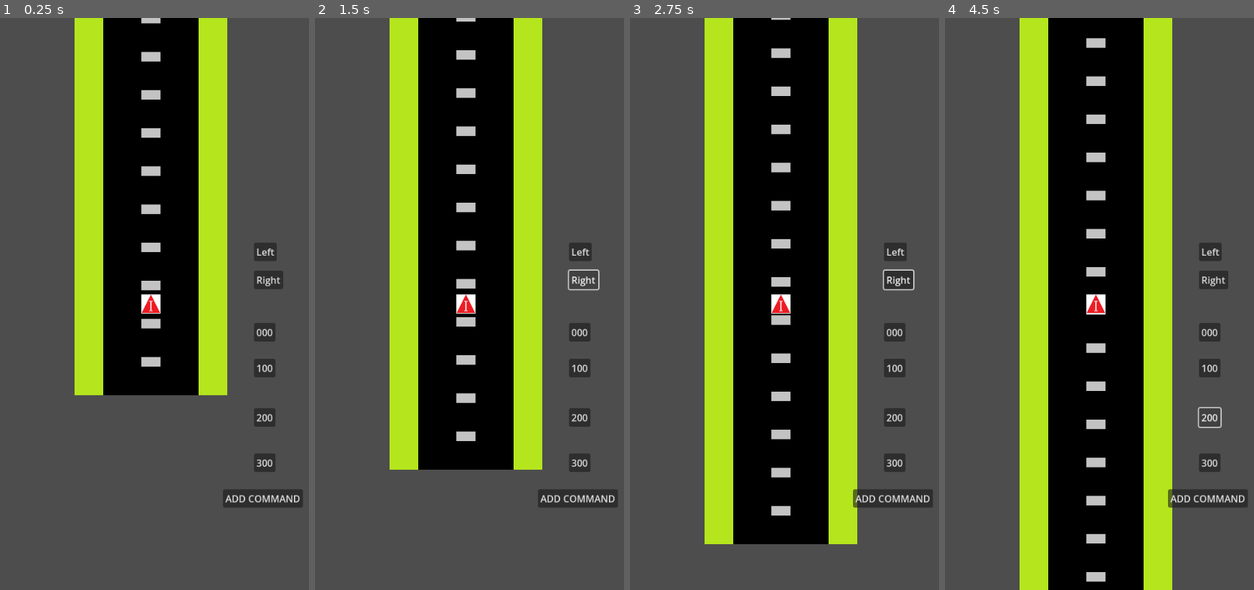
Above: before the commit, frames 1-4 (left to right).
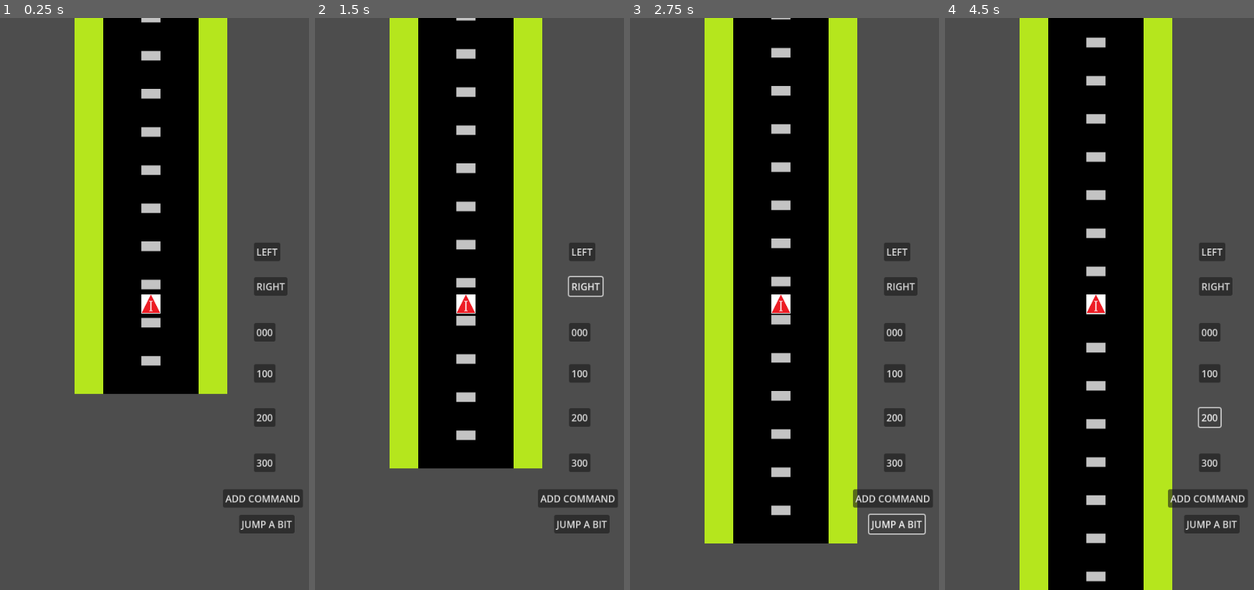
Above: after the commit, the same moments.

Repository: KonradKamilChwalowski/Blind_and_Furious_Prot_1
Game: Godot game, scene res://scenes/race_manager.tscn
Two runs of this game, one before a commit and one after it. Both use one fixed random seed, a clock stepped at 60 frames per second and the inputs below.
Inputs (mouse positions are in pixels of both pictures, inside the frame that each line leads up to):
- Up to frame 1 (0.25 s): no input
- Up to frame 2 (1.5 s): click "Left" (after the commit: "LEFT") at 0.5 s; click "Right" (after the commit: "RIGHT") at 1.25 s
- Up to frame 3 (2.75 s): click (895, 521) at 2 s, where only the run after the commit has a clickable "JUMP A BIT"
- Up to frame 4 (4.5 s): click "000" at 2.75 s; click "100" at 3.5 s; click "200" at 4.25 s

The runs differ from the first frame. In frame 1, 1.6% of the frame differs, in the area x 24-96%, y 0-91%; in frame 2, 1.6%; in frame 3, 1.3%; in frame 4, 1.5%.

Commit message:
Add area detector to stop car while out of track

Diff:
--- a/scenes/car.tscn
+++ b/scenes/car.tscn
@@ -1,10 +1,19 @@
-[gd_scene load_steps=3 format=3 uid="uid://jh35kmx6a3lh"]
+[gd_scene load_steps=4 format=3 uid="uid://jh35kmx6a3lh"]
 
 [ext_resource type="Texture2D" uid="uid://kedenvbag8hh" path="res://assets/Car.png" id="1_c35m8"]
 [ext_resource type="Script" uid="uid://b0klfauekr6fc" path="res://scripts/car.gd" id="1_qt2eu"]
 
-[node name="Car" type="Node2D"]
+[sub_resource type="RectangleShape2D" id="RectangleShape2D_qt2eu"]
+size = Vector2(32, 32)
+
+[node name="Car" type="Area2D"]
 script = ExtResource("1_qt2eu")
 
 [node name="Sprite2D" type="Sprite2D" parent="."]
 texture = ExtResource("1_c35m8")
+
+[node name="CollisionShape2D" type="CollisionShape2D" parent="."]
+shape = SubResource("RectangleShape2D_qt2eu")
+
+[connection signal="area_shape_entered" from="." to="." method="_on_area_shape_entered"]
+[connection signal="area_shape_exited" from="." to="." method="_on_area_shape_exited"]
--- a/scenes/race_manager.tscn
+++ b/scenes/race_manager.tscn
@@ -23,14 +23,14 @@
 offset_top = 377.0
 offset_right = 481.0
 offset_bottom = 408.0
-text = "Left"
+text = "LEFT"
 
 [node name="ButtonRight" type="Button" parent="UI"]
 offset_left = 443.0
-offset_top = 424.0
+offset_top = 435.0
 offset_right = 492.0
-offset_bottom = 455.0
-text = "Right"
+offset_bottom = 466.0
+text = "RIGHT"
 
 [node name="Button000" type="Button" parent="UI"]
 offset_left = 443.0
@@ -41,9 +41,9 @@
 
 [node name="Button100" type="Button" parent="UI"]
 offset_left = 443.0
-offset_top = 572.0
+offset_top = 581.0
 offset_right = 479.0
-offset_bottom = 603.0
+offset_bottom = 612.0
 text = "100"
 
 [node name="Button200" type="Button" parent="UI"]
@@ -68,6 +68,13 @@
 scale = Vector2(1, 0.993409)
 text = "ADD COMMAND"
 
+[node name="JumpButton" type="Button" parent="UI"]
+offset_left = 418.0
+offset_top = 834.0
+offset_right = 511.0
+offset_bottom = 865.0
+text = "JUMP A BIT"
+
 [node name="CommandList" type="VBoxContainer" parent="UI"]
 offset_left = 46.0
 offset_top = 731.0
@@ -84,3 +91,4 @@
 [connection signal="pressed" from="UI/Button200" to="Car" method="_on_button_200_pressed"]
 [connection signal="pressed" from="UI/Button300" to="Car" method="_on_button_300_pressed"]
 [connection signal="pressed" from="UI/AddDrivingCommand" to="Car" method="_on_add_driving_command_pressed"]
+[connection signal="pressed" from="UI/JumpButton" to="Car" method="_on_jump_button_pressed"]
--- a/scenes/road_tile_base.tscn
+++ b/scenes/road_tile_base.tscn
@@ -1,8 +1,14 @@
-[gd_scene load_steps=2 format=3 uid="uid://dspjyq1r53qfp"]
+[gd_scene load_steps=3 format=3 uid="uid://dspjyq1r53qfp"]
 
 [ext_resource type="Texture2D" uid="uid://bw0v4nicd0xo4" path="res://assets/road_base.png" id="1_eping"]
 
-[node name="RoadTileBase" type="Node2D"]
+[sub_resource type="RectangleShape2D" id="RectangleShape2D_8pobr"]
+size = Vector2(256, 256)
+
+[node name="RoadTileBase" type="Area2D"]
 
 [node name="Sprite2D" type="Sprite2D" parent="."]
 texture = ExtResource("1_eping")
+
+[node name="CollisionShape2D" type="CollisionShape2D" parent="."]
+shape = SubResource("RectangleShape2D_8pobr")
--- a/scripts/car.gd
+++ b/scripts/car.gd
@@ -1,4 +1,4 @@
-class_name Car extends Node2D
+class_name Car extends Area2D
 
 @export var speed: float = 100.0  # prędkość w pikselach na sekundę
 
@@ -7,13 +7,15 @@
 var command_queue: Array = []
 var is_executing: bool = false
 var command_list_container: VBoxContainer
+var is_on_track: int = 0
 
 func init(cls: VBoxContainer) -> void:
 	command_list_container = cls
 
 func _process(delta: float) -> void:
 	# Ruch do przodu w kierunku, w którym obrócony jest pojazd (lokalna oś Y)
-	position -= transform.y.normalized() * speed * delta
+	if is_on_track > 0:
+		position -= transform.y.normalized() * speed * delta
 
 
 
@@ -67,3 +69,14 @@
 	rotation += deg_to_rad(cmd.rotation)
 
 	execute_next_command()
+
+func _on_area_shape_entered(area_rid: RID, area: Area2D, area_shape_index: int, local_shape_index: int) -> void:
+	is_on_track += 1
+	print("Wszedł w area: ", area.name)
+
+func _on_area_shape_exited(area_rid: RID, area: Area2D, area_shape_index: int, local_shape_index: int) -> void:
+	is_on_track -= 1
+	print("Opuścił area: ", area.name)
+
+func _on_jump_button_pressed() -> void:
+	position -= transform.y.normalized()
